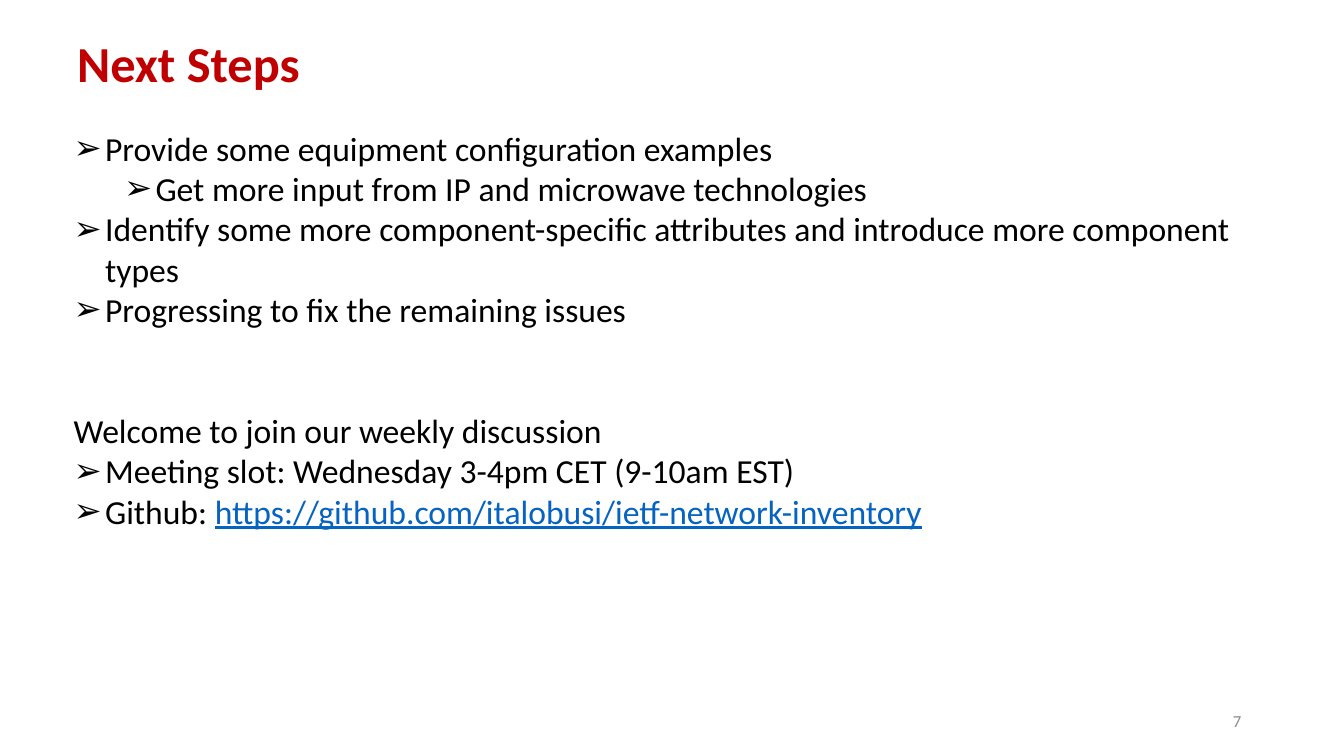
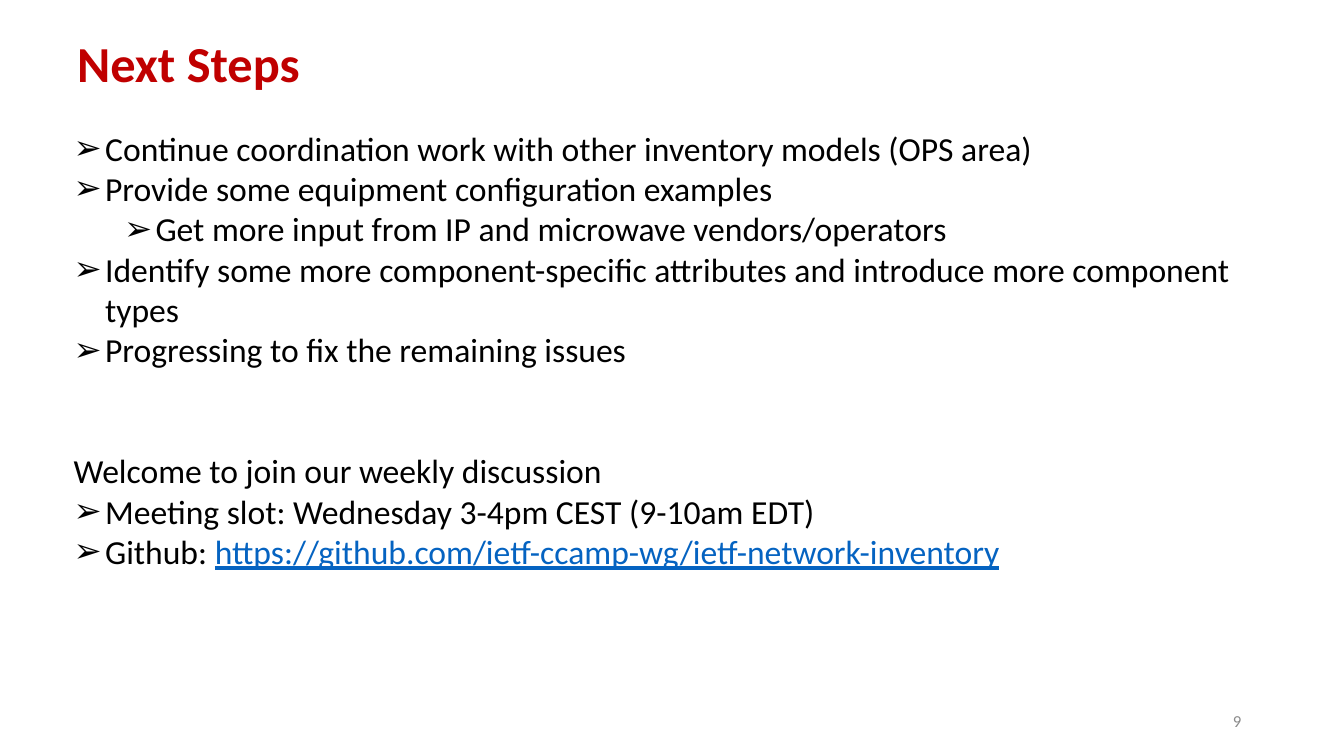
Before and after one commit to ietf-ccamp-wg/ietf-network-inventory, a slide deck: slide 9 of presentations/slides-116-ccamp-network-inventory-yang.pptx (slide 7 before the commit). Drawn at 1344x756 pixels with LibreOffice and Linux fonts; fonts in the diff are those of the drawing. Boxes give left, top, right and bottom in pixels: in the first picture for what was removed or moved away, otherwise in the second. Text is boxed around its words. In the diff, an @@ line names an element or a change of style, - is before the commit and + after.

Commit message:
Update slides-116-ccamp-network-inventory-yang.pptx
Updated during the 2023-03-22 call

```diff
--- a/presentations/slides-116-ccamp-network-inventory-yang.pptx
+++ b/presentations/slides-116-ccamp-network-inventory-yang.pptx
@@ text at <box>105,136,1031,167</box>: paragraph added @@
+➢ Continue coordination work with other inventory models (OPS area)
@@ text at <box>156,217,946,247</box>: text changed @@
-  ➢ Get more input from IP and microwave technologies
+  ➢ Get more input from IP and microwave vendors/operators
@@ text at <box>105,499,1000,570</box>: text changed @@
-➢ Meeting slot: Wednesday 3-4pm CET (9-10am EST)
-➢ Github: https://github.com/italobusi/ietf-network-inventory
+➢ Meeting slot: Wednesday 3-4pm CEST (9-10am EDT)
+➢ Github: https://github.com/ietf-ccamp-wg/ietf-network-inventory
@@ page number at <box>1233,716,1241,727</box>: text changed @@
-7
+9
```
Also in this commit, not shown: 5 other slides changed, 2 slides added.
